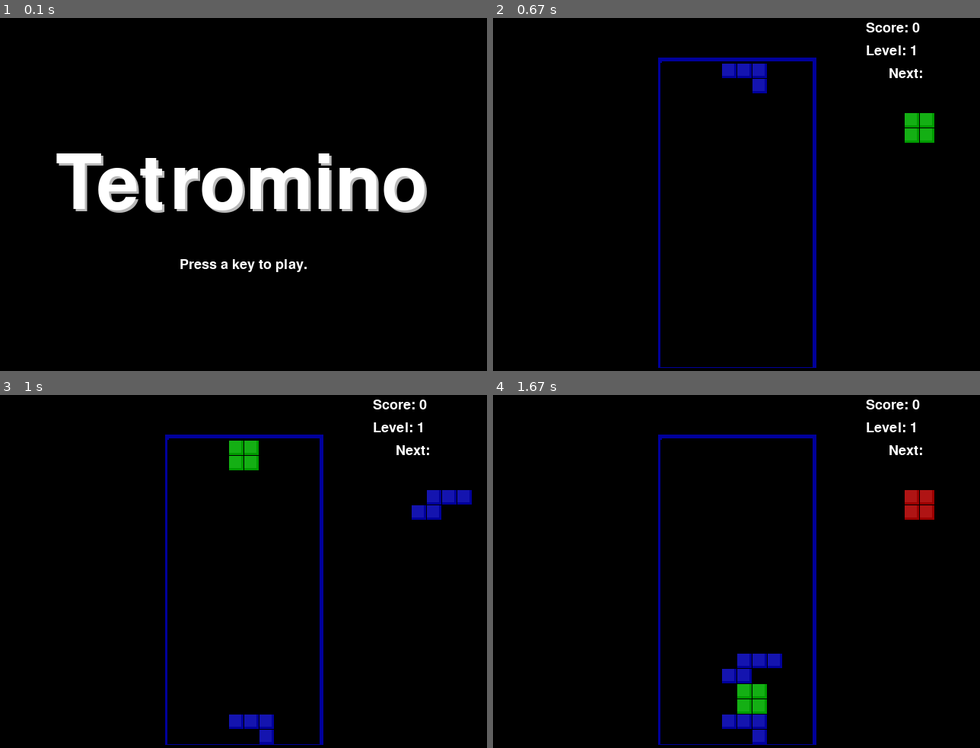
Above: before the commit, frames 1-4 (two rows, left to right).
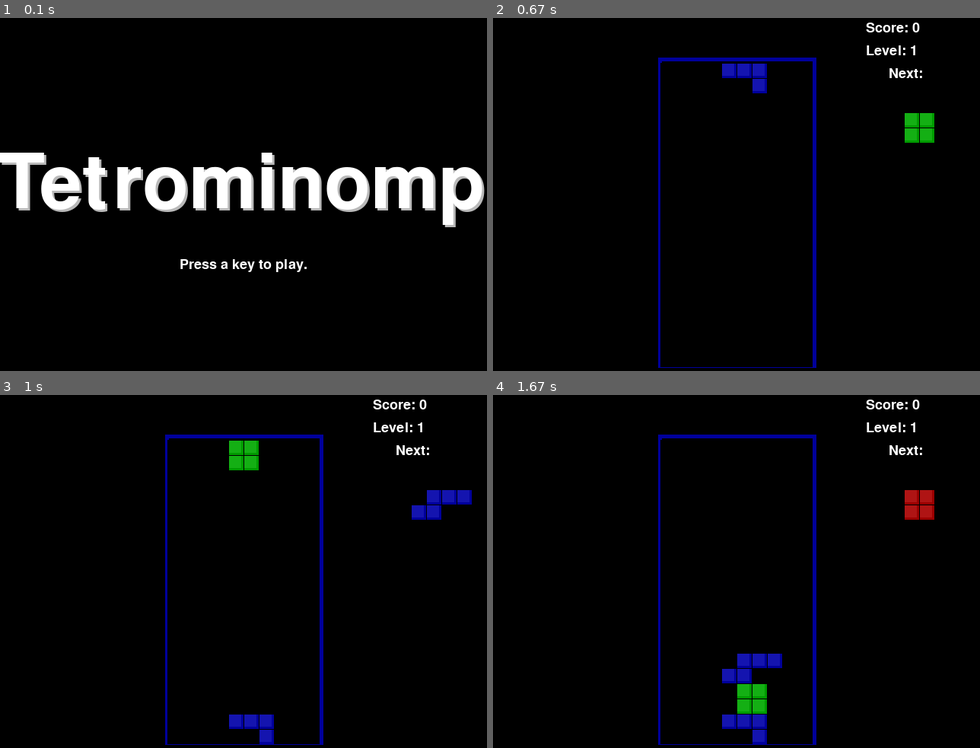
Above: after the commit, the same moments.

Repository: chesskomame/pygame
Game: pygame game, started from tetrominSHo.py
The game is run twice, just before and just after one commit, with the same random seed, the same clock (stepped at 60 frames per second) and the same inputs.
Inputs:
- Up to frame 1 (0.1 s): no input
- Up to frame 2 (0.67 s): tap Enter at 0.33 s
- Up to frame 3 (1 s): tap Space at 0.67 s
- Up to frame 4 (1.67 s): hold Right 1-1.47 s; tap Space at 1.07, 1.37 s

The runs differ from the first frame. In frame 1, 9.9% of the frame differs, in the area x 0-100%, y 38-60%; in frame 2, nothing differs; in frame 3, nothing differs; in frame 4, nothing differs.

Commit message:
changed title screen to say Tetrominomp

Diff:
--- a/tetrominSHo.py
+++ b/tetrominSHo.py
@@ -165,9 +165,9 @@
     DISPLAYSURF = pygame.display.set_mode((WINDOWWIDTH, WINDOWHEIGHT))
     BASICFONT = pygame.font.Font('freesansbold.ttf', 18)
     BIGFONT = pygame.font.Font('freesansbold.ttf', 100)
-    pygame.display.set_caption('Tetromino')
-
-    showTextScreen('Tetromino')
+    pygame.display.set_caption('Tetrominomp') # CHANGED "Tetromino" to "Tetrominomp" -D
+
+    showTextScreen('Tetrominomp') # CHANGED "Tetromino" to "Tetrominomp" -D
     while True: # game loop
         if random.randint(0, 1) == 0:
             pygame.mixer.music.load('tetrisb.mid')
Not shown, added: tetrisb.mid
Not shown, added: tetrisc.mid
